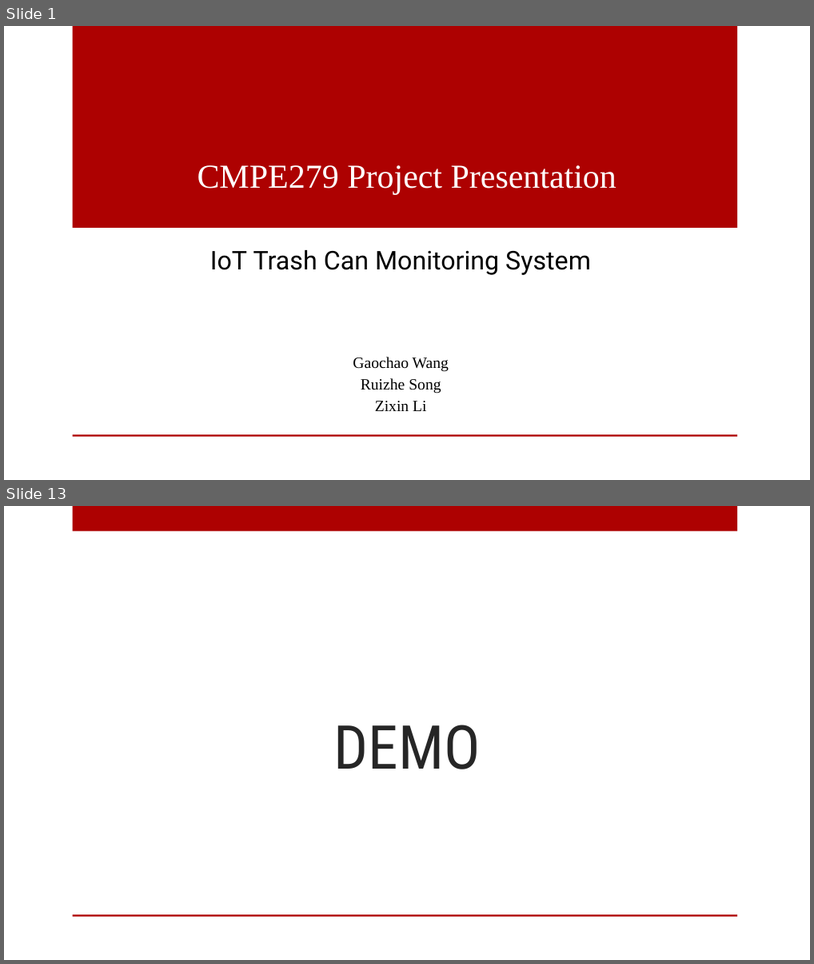
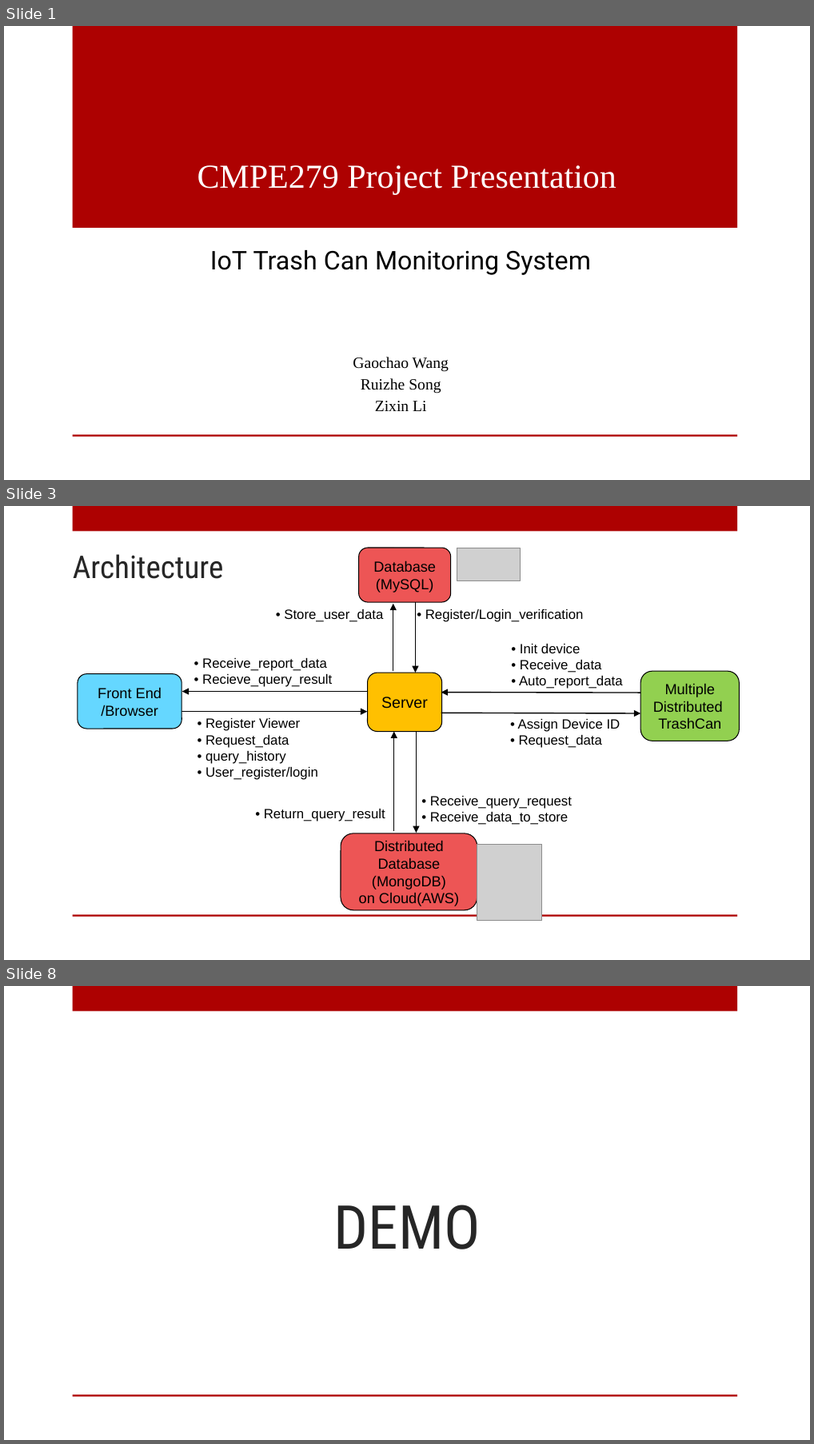
Before and after one commit to 504steven/IoT-TrashCanMonitoringSys, a slide deck: 297 Project Presentation.pptx. Shown one above the other, each under a label of ours: slides 1 and 13 before the commit, slides 1, 3 and 8 after it; the slides between them are not shown. The pictures are 814x964 and 814x1444 pixels, drawn with LibreOffice and Linux fonts; fonts in the diff are those of the drawing; grey boxes stand for pictures; background and template pictures are left out. Boxes give left, top, right and bottom in pixels: in the first picture for what was removed or moved away, otherwise in the second. Text is boxed around its words. In the diff, an @@ line names an element or a change of style, - is before the commit and + after.

```diff
--- a/297 Project Presentation.pptx
+++ b/297 Project Presentation.pptx
@@ slide 3 added at (4,506,810,960), background picture (left out); not listed: 2 template elements that a slide beside it also shows @@
@@ rounded rectangle added at (359,548,450,603), fill #ED5555, outline #000000 0.75 pt, 13 pt, text #000000 @@
+Database
+(MySQL)
@@ picture added at (457,548,521,581) @@
@@ title added at (73,554,224,579), 28 pt, text #262626 @@
+Architecture
@@ text added at (284,609,383,622), 12 pt, text #000000 @@
+• Store_user_data
@@ arrow added from (394, 672) to (394, 604), #000000 1 pt @@
@@ arrow added from (415, 602) to (415, 672), #000000 1 pt @@
@@ text added at (426,609,584,622), 12 pt, text #000000 @@
+• Register/Login_verification
@@ text added at (519,644,623,688), 12 pt, text #000000 @@
+• Init device
+• Receive_data
+• Auto_report_data
@@ text added at (202,658,332,687), 12 pt, text #000000 @@
+• Receive_report_data
+• Recieve_query_result
@@ rounded rectangle added at (368,672,442,731), fill #FFC000, outline #000000 0.75 pt, 14 pt, text #000000 @@
+Server
@@ rounded rectangle added at (641,672,739,741), fill #92D050, outline #000000 0.75 pt, 13 pt, text #000000 @@
+Multiple Distributed
+TrashCan
@@ rounded rectangle added at (78,674,182,728), fill #65D7FF, outline #000000 0.75 pt, 13 pt, text #000000 @@
+Front End
+/Browser
@@ arrow added from (368, 692) to (182, 692), #000000 1 pt @@
@@ arrow added from (641, 692) to (441, 692), #000000 1 pt @@
@@ arrow added from (182, 712) to (368, 712), #000000 1 pt @@
@@ text added at (206,718,318,780), 12 pt, text #000000 @@
+• Register Viewer
+• Request_data
+• query_history
+• User_register/login
@@ arrow added from (441, 712) to (641, 713), #000000 1 pt @@
@@ text added at (518,719,621,748), 12 pt, text #000000 @@
+• Assign Device ID
+• Request_data
@@ arrow added from (394, 831) to (394, 731), #000000 1 pt @@
@@ arrow added from (416, 731) to (416, 832), #000000 1 pt @@
@@ text added at (264,808,386,821), 12 pt, text #000000 @@
+• Return_query_result
@@ text added at (430,796,572,824), 12 pt, text #000000 @@
+• Receive_query_request
+• Receive_data_to_store
@@ rounded rectangle added at (341,833,478,910), fill #ED5555, outline #000000 0.75 pt, 13 pt, text #000000 @@
+Distributed Database
+(MongoDB)
+on Cloud(AWS)
@@ picture added at (478,844,542,920) @@
@@ what was slide 13 is now slide 8 @@
```
Also in this commit, not shown: 1 slide changed, 4 other slides added, 10 slides removed, 1 other file.
